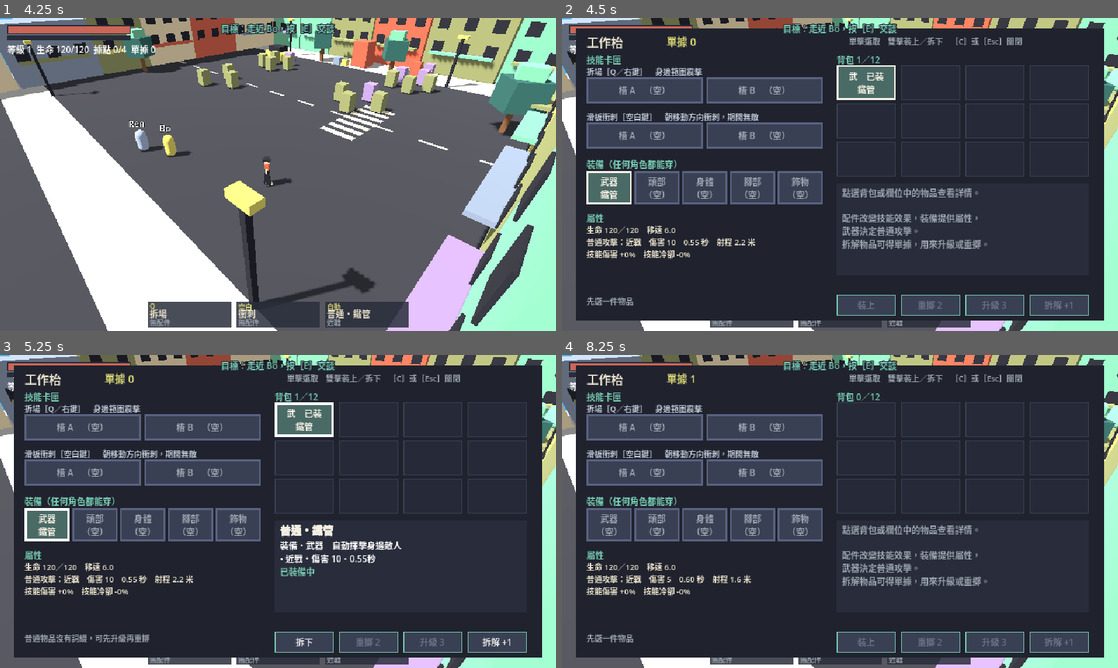
Above: before the commit, frames 1-4 (two rows, left to right).
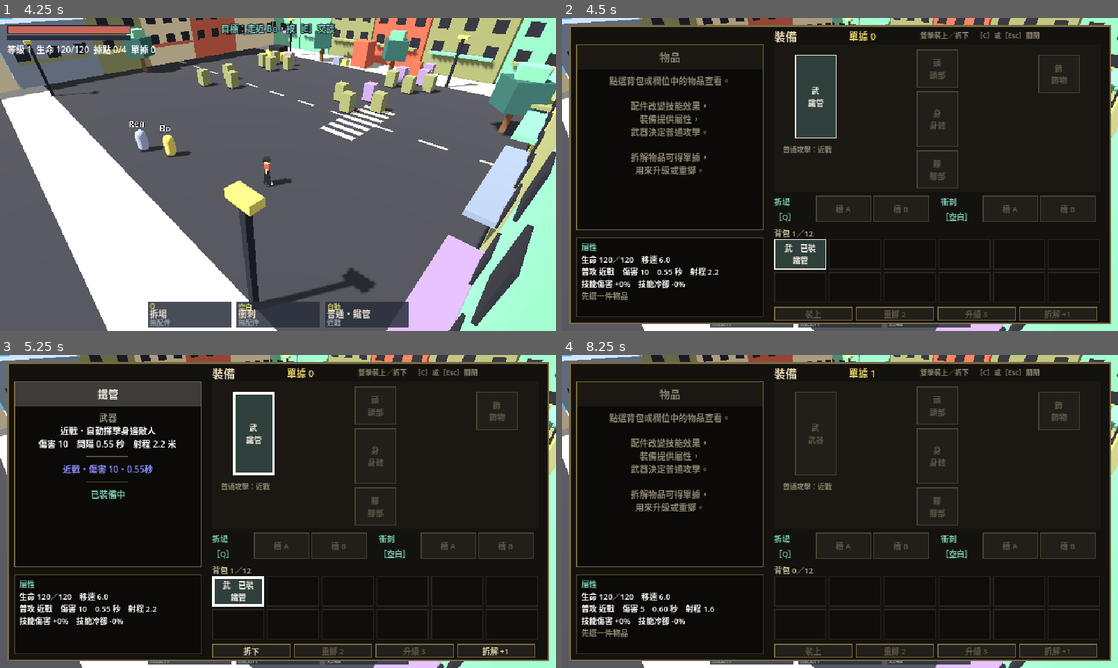
Above: after the commit, the same moments.

Repository: yauchai2/Game-Lab-2
Game: Godot game, scene res://game/title.tscn
Two runs of this game, one before a commit and one after it. Both use one fixed random seed, a clock stepped at 60 frames per second and the inputs below.
Inputs (mouse positions are in pixels of both pictures, inside the frame that each line leads up to):
- Up to frame 1 (4.25 s): click "新遊戲" at 0.5 s; click "選擇" at 1.25 s; tap Enter at 2, 2.85 s; move the mouse to (400, 158) at 2.02 s; hold D 2.03-2.78 s; tap E at 2.1 s; click (400, 158) at 2.17 s; tap Space at 2.27, 3.02 s; move the mouse to (166, 190) at 2.77 s; hold S 2.78-3.53 s; click (166, 190) at 2.92 s; move the mouse to (333, 105) at 3.52 s; hold D from 3.53 s (still down); tap Keypad Enter at 3.6 s; click (333, 105) at 3.67 s
- Up to frame 2 (4.5 s): move the mouse to (812, 237) at 4.27 s; release D at 4.28 s; hold W from 4.28 s (still down); tap C at 4.35 s; click (812, 237) at 4.42 s
- Up to frame 3 (5.25 s): tap Space at 4.52 s; release W at 5 s; click "武 已裝 鐵管" at 5 s
- Up to frame 4 (8.25 s): click "拆下" at 5.75 s; click "武 鐵管" at 6.5 s; click "裝上" at 7.25 s; click "拆解 +1" at 8 s

Frame 1 is identical in both runs. In frame 2, 90% of the frame differs, in the area x 1-99%, y 1-98%; in frame 3, 90%; in frame 4, 89%.

Commit message:
掉落物改為 PoE 2 式地上名牌；裝備頁改為人形欄位、提示框與背包格子
Co-Authored-By: Claude Sonnet 5.5 <noreply@anthropic.com>
Claude-Session: https://claude.ai/code/session_018tqqU7rwEZ4u67toavQ9ri

Diff:
--- a/game/scripts/bench.gd
+++ b/game/scripts/bench.gd
@@ -1,26 +1,27 @@
 extends Control
-## 工作枱：左邊是技能卡匣與裝備欄，右邊是背包格子，下方是物品詳情與操作。
-## 單擊選取、雙擊直接裝上／拆下；滑鼠移上去即時預覽。
+## 裝備頁（參考 PoE 2）：左邊是物品提示框與屬性，右邊上方是人形裝備欄與技能卡匣槽，下方是背包格子。
+## 滑鼠移上去即時顯示提示；單擊選取、雙擊裝上／拆下。
 
 const SFX := preload("res://game/scripts/sfx.gd")
-const RARITY_COLORS := [Color("F4F0E4"), Color("9FB6E8"), Color("D6D573")]
-const BG := Color("20232E")
-const PANEL := Color("292D3B")
-const CELL := Color("3A4054")
-const CELL_ON := Color("4A6A66")
-const CELL_HOVER := Color("565E7C")
-const GEAR_ORDER := ["weapon", "head", "body", "feet", "trinket"]
+const RARITY_COLORS := [Color("F4F0E4"), Color("8FA8E8"), Color("E6D26A")]
+const BG := Color("14120F")
+const GOLD := Color("7A6A3E")
+const CELL := Color("221F1A")
+const CELL_ON := Color("2F3F3B")
+const CELL_HOVER := Color("3D372D")
+const AFFIX_BLUE := "#8F8FFF"
 const GEAR_NAMES := {"weapon": "武器", "head": "頭部", "body": "身體", "feet": "腳部", "trinket": "飾物"}
 const SLOT_HINTS := {
-	"weapon": "武器欄：決定普通攻擊的方式（近戰或遠程）。",
-	"head": "頭部欄：提供生命、攻速等屬性。",
-	"body": "身體欄：提供生命或技能傷害。",
-	"feet": "腳部欄：提供移速或技能冷卻。",
-	"trinket": "飾物欄：提供技能傷害、冷卻或普攻傷害。",
-	"demolish": "技能卡匣槽：裝上配件，改變這個技能的效果。",
-	"skate": "衝刺卡匣槽：裝上配件，改變衝刺的效果。",
+	"weapon": "武器欄\n決定普通攻擊的方式（近戰或遠程）。",
+	"head": "頭部欄\n提供生命、攻速等屬性。",
+	"body": "身體欄\n提供生命或技能傷害。",
+	"feet": "腳部欄\n提供移速或技能冷卻。",
+	"trinket": "飾物欄\n提供技能傷害、冷卻或普攻傷害。",
+	"demolish": "技能卡匣槽\n裝上配件，改變這個技能的效果。",
+	"skate": "衝刺卡匣槽\n裝上配件，改變衝刺的效果。",
 }
 const TAGS := {"demolish": "技", "skate": "衝", "weapon": "武", "head": "頭", "body": "身", "feet": "腳", "trinket": "飾"}
+const DOLL_ORIGIN := Vector2(244, 30)
 
 var jax: Node
 var selected_uid := -1
@@ -28,7 +29,10 @@
 var hover_slot := ""
 var message := ""
 var body := Control.new()
-var detail := RichTextLabel.new()
+var tip_head_bg := ColorRect.new()
+var tip_head := Label.new()
+var tip_body := RichTextLabel.new()
+var stats := RichTextLabel.new()
 
 func _ready() -> void:
 	process_mode = Node.PROCESS_MODE_ALWAYS
@@ -36,27 +40,50 @@
 	mouse_filter = Control.MOUSE_FILTER_STOP
 	visible = false
 	var dim := ColorRect.new()
-	dim.color = Color(0.05, 0.06, 0.09, 0.8)
+	dim.color = Color(0.02, 0.02, 0.03, 0.85)
 	dim.set_anchors_preset(Control.PRESET_FULL_RECT)
 	add_child(dim)
-	var panel := ColorRect.new()
-	panel.color = BG
-	panel.position = Vector2(16, 12)
-	panel.size = Vector2(608, 336)
+	var panel := Panel.new()
+	panel.add_theme_stylebox_override("panel", _style(BG, GOLD, 2))
+	panel.position = Vector2(8, 8)
+	panel.size = Vector2(624, 344)
+	panel.mouse_filter = Control.MOUSE_FILTER_IGNORE
 	add_child(panel)
+	# 左邊提示框
+	var tip := Panel.new()
+	tip.add_theme_stylebox_override("panel", _style(Color("0B0A08"), GOLD, 1))
+	tip.position = Vector2(16, 30)
+	tip.size = Vector2(216, 214)
+	tip.mouse_filter = Control.MOUSE_FILTER_IGNORE
+	add_child(tip)
+	tip_head_bg.position = Vector2(17, 31)
+	tip_head_bg.size = Vector2(214, 28)
+	add_child(tip_head_bg)
+	tip_head.position = Vector2(17, 31)
+	tip_head.size = Vector2(214, 28)
+	tip_head.horizontal_alignment = HORIZONTAL_ALIGNMENT_CENTER
+	tip_head.vertical_alignment = VERTICAL_ALIGNMENT_CENTER
+	tip_head.add_theme_font_size_override("font_size", 12)
+	add_child(tip_head)
+	tip_body.bbcode_enabled = true
+	tip_body.position = Vector2(22, 64)
+	tip_body.size = Vector2(204, 176)
+	tip_body.mouse_filter = Control.MOUSE_FILTER_IGNORE
+	tip_body.add_theme_font_size_override("normal_font_size", 10)
+	add_child(tip_body)
+	var stat_panel := Panel.new()
+	stat_panel.add_theme_stylebox_override("panel", _style(Color("0B0A08"), Color("3A3426"), 1))
+	stat_panel.position = Vector2(16, 252)
+	stat_panel.size = Vector2(216, 92)
+	stat_panel.mouse_filter = Control.MOUSE_FILTER_IGNORE
+	add_child(stat_panel)
+	stats.bbcode_enabled = true
+	stats.position = Vector2(22, 256)
+	stats.size = Vector2(206, 86)
+	stats.mouse_filter = Control.MOUSE_FILTER_IGNORE
+	stats.add_theme_font_size_override("normal_font_size", 9)
+	add_child(stats)
 	add_child(body)
-	var detail_bg := ColorRect.new()
-	detail_bg.color = PANEL
-	detail_bg.position = Vector2(316, 190)
-	detail_bg.size = Vector2(290, 106)
-	add_child(detail_bg)
-	detail.bbcode_enabled = true
-	detail.position = Vector2(322, 193)
-	detail.size = Vector2(280, 100)
-	detail.mouse_filter = Control.MOUSE_FILTER_IGNORE
-	detail.add_theme_font_size_override("normal_font_size", 10)
-	detail.add_theme_font_size_override("bold_font_size", 12)
-	add_child(detail)
 
 func open() -> void:
 	message = ""
@@ -70,12 +97,13 @@
 
 # ---------- 小工具 ----------
 
-func _label(text: String, pos: Vector2, font_px := 10, color := Color("E7DFC9")) -> Label:
+func _label(text: String, pos: Vector2, font_px := 10, color := Color("C9BC9A")) -> Label:
 	var l := Label.new()
 	l.text = text
 	l.position = pos
 	l.add_theme_font_size_override("font_size", font_px)
 	l.add_theme_color_override("font_color", color)
+	l.mouse_filter = Control.MOUSE_FILTER_IGNORE
 	body.add_child(l)
 	return l
 
@@ -96,7 +124,7 @@
 	b.size = cell_size
 	b.text = text
 	b.clip_text = true
-	b.add_theme_font_size_override("font_size", 10)
+	b.add_theme_font_size_override("font_size", 9)
 	b.add_theme_stylebox_override("normal", _style(fill, border, width))
 	b.add_theme_stylebox_override("hover", _style(CELL_HOVER, border, width))
 	b.add_theme_stylebox_override("pressed", _style(CELL_HOVER, border, width))
@@ -120,56 +148,58 @@
 	for c in body.get_children():
 		c.queue_free()
 	_header()
-	_left_column()
+	_doll()
+	_cartridges()
 	_inventory_grid()
-	_detail_panel()
 	_buttons()
+	update_detail()
 
 func _header() -> void:
-	_label("工作枱", Vector2(28, 16), 14)
-	_label("單據 %d" % jax.receipts, Vector2(120, 18), 12, Color("D6D573"))
-	_label("單擊選取　雙擊裝上／拆下　［C］或［Esc］關閉", Vector2(330, 19), 9, Color("9AA3AD"))
-
-func _left_column() -> void:
-	_label("技能卡匣", Vector2(28, 40), 10, Color("75C7B0"))
-	var rows := [
-		["demolish", "%s［Q／右鍵］" % jax.skill_name, jax.skill_desc],
-		["skate", "滑板衝刺［空白鍵］", "朝移動方向衝刺，期間無敵"],
-	]
-	var y := 54
-	for r in rows:
-		_label("%s　%s" % [r[1], r[2]], Vector2(28, y), 9, Color("BCC5D4"))
+	var t := _label("裝備", Vector2(244, 10), 13, Color("E6D9B5"))
+	t.add_theme_constant_override("outline_size", 0)
+	_label("單據 %d" % jax.receipts, Vector2(330, 12), 11, Color("E6D26A"))
+	_label("雙擊裝上／拆下　［C］或［Esc］關閉", Vector2(412, 13), 8, Color("8C8470"))
+
+func _doll() -> void:
+	# 人形欄位：武器在左、頭／身／腳在中、飾物在右
+	var o := DOLL_ORIGIN
+	var sil := ColorRect.new()
+	sil.color = Color("1B1813")
+	sil.position = o + Vector2(0, 0)
+	sil.size = Vector2(376, 170)
+	sil.mouse_filter = Control.MOUSE_FILTER_IGNORE
+	body.add_child(sil)
+	_slot_cell("weapon", 0, o + Vector2(24, 12), Vector2(48, 96))
+	_slot_cell("head", 0, o + Vector2(164, 6), Vector2(48, 44))
+	_slot_cell("body", 0, o + Vector2(164, 54), Vector2(48, 64))
+	_slot_cell("feet", 0, o + Vector2(164, 122), Vector2(48, 44))
+	_slot_cell("trinket", 0, o + Vector2(304, 12), Vector2(48, 44))
+	var w: Dictionary = jax.weapon_stats()
+	_label("普通攻擊：%s" % ("近戰" if w["kind"] == "melee" else "遠程"), o + Vector2(10, 114), 8, Color("8C8470"))
+
+func _cartridges() -> void:
+	var y := 204
+	var groups := [["demolish", "%s\n［Q］" % jax.skill_name, 244], ["skate", "衝刺\n［空白］", 436]]
+	for g in groups:
+		_label(g[1], Vector2(g[2], y), 9, Color("75C7B0"))
 		for i in 2:
-			_slot_cell(r[0], i, Vector2(28 + i * 138, y + 14), Vector2(134, 30))
-		y += 52
-	_label("裝備（任何角色都能穿）", Vector2(28, 160), 10, Color("75C7B0"))
-	for i in GEAR_ORDER.size():
-		_slot_cell(GEAR_ORDER[i], 0, Vector2(28 + i * 55, 176), Vector2(52, 38))
-	_label("屬性", Vector2(28, 222), 10, Color("75C7B0"))
-	var w: Dictionary = jax.weapon_stats()
-	var lines := [
-		"生命 %d／%d　移速 %.1f" % [jax.hp, jax.max_hp, jax.speed],
-		"普通攻擊：%s　傷害 %d　%.2f 秒　射程 %.1f 米" % ["近戰" if w["kind"] == "melee" else "遠程", roundi(w["dmg"]), w["cd"], w["reach"]],
-		"技能傷害 +%d%%　技能冷卻 -%d%%" % [roundi(jax.affix_total("dmg", "demolish")), roundi(jax.affix_total("cd", "demolish"))],
-	]
-	for i in lines.size():
-		_label(lines[i], Vector2(28, 236 + i * 14), 9)
+			_slot_cell(g[0], i, Vector2(g[2] + 48 + i * 66, y), Vector2(64, 30))
 
 func _slot_cell(cart: String, idx: int, pos: Vector2, cell_size: Vector2) -> void:
 	var item: Variant = jax.slots[cart][idx]
+	var border := Color("4A4332")
+	var name_color := Color("5E5848")
 	var title: String
-	var border := Color("5A6280")
-	var name_color := Color("9AA3AD")
 	if cart in GEAR_NAMES:
-		title = "%s\n%s" % [GEAR_NAMES[cart], _short_name(item) if item != null else "（空）"]
+		title = "%s\n%s" % [TAGS[cart], _short_name(item) if item != null else GEAR_NAMES[cart]]
 	else:
-		title = "槽 %s　%s" % ["AB"[idx], _short_name(item) if item != null else "（空）"]
+		title = _short_name(item) if item != null else "槽 %s" % "AB"[idx]
 	var uid: int = item["uid"] if item != null else -1
 	if item != null:
 		border = RARITY_COLORS[item["rarity"]]
 		name_color = border
 	var selected := item != null and uid == selected_uid
-	var b := _cell(pos, cell_size, title, Color.WHITE if selected else border, CELL_ON if item != null else CELL, 3 if selected else 2)
+	var b := _cell(pos, cell_size, title, Color.WHITE if selected else border, CELL_ON if item != null else CELL, 3 if selected else 1)
 	b.add_theme_color_override("font_color", name_color)
 	b.add_theme_color_override("font_hover_color", name_color)
 	b.pressed.connect(_on_slot_pressed.bind(uid))
@@ -178,68 +208,24 @@
 	b.gui_input.connect(_on_cell_input.bind(uid))
 
 func _inventory_grid() -> void:
-	_label("背包 %d／%d" % [jax.inventory.size(), jax.INVENTORY_LIMIT], Vector2(316, 40), 10, Color("75C7B0"))
+	_label("背包 %d／%d" % [jax.inventory.size(), jax.INVENTORY_LIMIT], Vector2(244, 240), 9, Color("C9BC9A"))
 	for n in jax.INVENTORY_LIMIT:
-		var pos := Vector2(316 + (n % 4) * 74, 54 + (n / 4) * 44)
+		var pos := Vector2(244 + (n % 6) * 63, 254 + (n / 6) * 38)
 		if n >= jax.inventory.size():
-			_cell(pos, Vector2(68, 40), "", Color("3A4054"), Color("262A38"), 1).disabled = true
+			_cell(pos, Vector2(60, 35), "", Color("2A261E"), Color("0F0E0B"), 1).disabled = true
 			continue
 		var it: Dictionary = jax.inventory[n]
 		var equipped: bool = not jax.slot_info(it["uid"]).is_empty()
 		var col: Color = RARITY_COLORS[it["rarity"]]
 		var selected: bool = it["uid"] == selected_uid
 		var text := "%s%s\n%s" % [TAGS[_item_cart(it)], "　已裝" if equipped else "", _short_name(it)]
-		var b := _cell(pos, Vector2(68, 40), text, Color.WHITE if selected else col, CELL_ON if equipped else CELL, 3 if selected else 2)
+		var b := _cell(pos, Vector2(60, 35), text, Color.WHITE if selected else col, CELL_ON if equipped else CELL, 3 if selected else 1)
 		b.add_theme_color_override("font_color", col)
 		b.add_theme_color_override("font_hover_color", col)
 		b.pressed.connect(_on_select.bind(it["uid"]))
 		b.mouse_entered.connect(_on_hover.bind(it["uid"], ""))
 		b.mouse_exited.connect(_on_hover.bind(-1, ""))
 		b.gui_input.connect(_on_cell_input.bind(it["uid"]))
-
-func _describe(item: Dictionary) -> String:
-	var def: Dictionary = jax.ITEM_TYPES[item["type"]]
-	var cart: String = def["cart"]
-	var col := _hex(RARITY_COLORS[item["rarity"]])
-	var t := "[color=%s][b]%s[/b][/color]\n" % [col, jax.item_name(item)]
-	if cart in GEAR_NAMES:
-		t += "裝備・%s" % GEAR_NAMES[cart]
-		if cart == "weapon":
-			t += "　" + ("自動揮擊身邊敵人" if def["kind"] == "melee" else ("自動射擊最近的 3 個敵人" if def.get("pellets", 1) > 1 else "自動射擊最近的敵人"))
-	else:
-		var cname: String = jax.skill_name if cart == "demolish" else "滑板衝刺"
-		t += "卡匣配件・%s　%s" % [cname, def["desc"]]
-	t += "\n"
-	for part in jax.item_affix_text(item).split(", "):
-		if part != "":
-			t += "• %s\n" % part
-	var info: Dictionary = jax.slot_info(item["uid"])
-	if info.is_empty():
-		var current: Variant = null
-		if cart in GEAR_NAMES:
-			current = jax.slots[cart][0]
-		if current != null:
-			t += "[color=#9AA3AD]裝上後會替換：%s[/color]" % jax.item_name(current)
-		elif cart not in GEAR_NAMES and jax.slots[cart].find(null) < 0:
-			t += "[color=#CC6657]兩個槽已滿，請先拆下一個[/color]"
-	else:
-		t += "[color=#75C7B0]已裝備中[/color]"
-	return t
-
-func _detail_panel() -> void:
-	update_detail()
-	var m := _label(message, Vector2(316, 300), 9, Color("CC6657"))
-	m.size = Vector2(290, 14)
-
-func update_detail() -> void:
-	var uid := hover_uid if hover_uid >= 0 else selected_uid
-	var item: Variant = jax.find_item(uid) if uid >= 0 else null
-	if item != null:
-		detail.text = _describe(item)
-	elif hover_slot != "":
-		detail.text = SLOT_HINTS[hover_slot]
-	else:
-		detail.text = "[color=#9AA3AD]點選背包或欄位中的物品查看詳情。\n\n配件改變技能效果，裝備提供屬性，\n武器決定普通攻擊。\n拆解物品可得單據，用來升級或重擲。[/color]"
 
 func _buttons() -> void:
 	var sel: Variant = jax.find_item(selected_uid)
@@ -252,15 +238,79 @@
 		["拆解 +1", "scrap_item", sel != null],
 	]
 	for i in specs.size():
-		var b := _cell(Vector2(316 + i * 74, 318), Vector2(68, 24), specs[i][0], Color("75C7B0"), CELL, 1)
+		var b := _cell(Vector2(244 + i * 94, 332), Vector2(90, 16), specs[i][0], GOLD, CELL, 1)
 		b.disabled = not specs[i][2]
 		b.alignment = HORIZONTAL_ALIGNMENT_CENTER
-		b.add_theme_color_override("font_disabled_color", Color("6B7288"))
+		b.add_theme_color_override("font_color", Color("E6D9B5"))
+		b.add_theme_color_override("font_disabled_color", Color("5E5848"))
 		b.pressed.connect(act.bind(specs[i][1]))
-	if sel == null:
-		_label("先選一件物品", Vector2(28, 318), 9, Color("9AA3AD"))
-	elif rarity == 0:
-		_label("普通物品沒有詞綴，可先升級再重擲", Vector2(28, 318), 9, Color("9AA3AD"))
+
+# ---------- 提示框與屬性 ----------
+
+func _describe(item: Dictionary) -> String:
+	var def: Dictionary = jax.ITEM_TYPES[item["type"]]
+	var cart: String = def["cart"]
+	var t := "[center]"
+	if cart in GEAR_NAMES:
+		t += "[color=#9A927C]%s[/color]\n" % GEAR_NAMES[cart]
+		if cart == "weapon":
+			var w: Dictionary = jax.weapon_stats_of(item)
+			t += "%s\n" % ("近戰・自動揮擊身邊敵人" if def["kind"] == "melee" else ("遠程・自動射擊最近的 3 個敵人" if def.get("pellets", 1) > 1 else "遠程・自動射擊最近的敵人"))
+			t += "傷害 %d　間隔 %.2f 秒　射程 %.1f 米\n" % [roundi(w["dmg"]), w["cd"], w["reach"]]
+	else:
+		var cname: String = jax.skill_name if cart == "demolish" else "滑板衝刺"
+		t += "[color=#9A927C]卡匣配件・%s[/color]\n%s\n" % [cname, def["desc"]]
+	t += "[color=#5E5848]────────[/color]\n"
+	var any := false
+	for part in jax.item_affix_text(item).split(", "):
+		if part != "":
+			t += "[color=%s]%s[/color]\n" % [AFFIX_BLUE, part]
+			any = true
+	if not any:
+		t += "[color=#5E5848]沒有詞綴[/color]\n"
+	t += "[color=#5E5848]────────[/color]\n"
+	var info: Dictionary = jax.slot_info(item["uid"])
+	if info.is_empty():
+		var current: Variant = null
+		if cart in GEAR_NAMES:
+			current = jax.slots[cart][0]
+		if current != null:
+			t += "[color=#9A927C]裝上後會替換：%s[/color]" % jax.item_name(current)
+		elif cart not in GEAR_NAMES and jax.slots[cart].find(null) < 0:
+			t += "[color=#CC6657]兩個槽已滿，請先拆下一個[/color]"
+		else:
+			t += "[color=#9A927C]雙擊裝上[/color]"
+	else:
+		t += "[color=#75C7B0]已裝備中[/color]"
+	return t + "[/center]"
+
+func update_detail() -> void:
+	var uid := hover_uid if hover_uid >= 0 else selected_uid
+	var item: Variant = jax.find_item(uid) if uid >= 0 else null
+	if item != null:
+		var col: Color = RARITY_COLORS[item["rarity"]]
+		tip_head_bg.color = col.darkened(0.75)
+		tip_head.text = _short_name(item)
+		tip_head.add_theme_color_override("font_color", col)
+		tip_body.text = _describe(item)
+	else:
+		tip_head_bg.color = Color("1B1813")
+		tip_head.text = "物品"
+		tip_head.add_theme_color_override("font_color", Color("8C8470"))
+		if hover_slot != "":
+			tip_body.text = "[center]%s[/center]" % SLOT_HINTS[hover_slot]
+		else:
+			tip_body.text = "[center][color=#8C8470]點選背包或欄位中的物品查看。\n\n配件改變技能效果，\n裝備提供屬性，\n武器決定普通攻擊。\n\n拆解物品可得單據，\n用來升級或重擲。[/color][/center]"
+	var w: Dictionary = jax.weapon_stats()
+	var s := "[color=#75C7B0]屬性[/color]\n"
+	s += "生命 %d／%d　移速 %.1f\n" % [jax.hp, jax.max_hp, jax.speed]
+	s += "普攻 %s　傷害 %d　%.2f 秒　射程 %.1f\n" % ["近戰" if w["kind"] == "melee" else "遠程", roundi(w["dmg"]), w["cd"], w["reach"]]
+	s += "技能傷害 +%d%%　技能冷卻 -%d%%" % [roundi(jax.affix_total("dmg", "demolish")), roundi(jax.affix_total("cd", "demolish"))]
+	if message != "":
+		s += "\n[color=#CC6657]%s[/color]" % message
+	elif selected_uid < 0:
+		s += "\n[color=#8C8470]先選一件物品[/color]"
+	stats.text = s
 
 # ---------- 互動 ----------
 
--- a/game/scripts/chapter.gd
+++ b/game/scripts/chapter.gd
@@ -391,8 +391,10 @@
 		objective.text = "目標：前往北面，擊敗頭目「收據」"
 	prompt.text = "［E］交談" if not _near_npc().is_empty() and not jax.dead else ""
 	hint.text = _current_hint() if show_hints and stage == "clear" and not jax.dead else ""
-	if main.get_node("HUD").bench.visible:
+	var bench_open: bool = main.get_node("HUD").bench.visible
+	if bench_open:
 		bench_opened = true
+	overlay.visible = not bench_open or busy
 
 func _say_caption(t: String) -> void:
 	caption.text = t
--- /dev/null
+++ b/game/scripts/loot_labels.gd
@@ -0,0 +1,79 @@
+extends CanvasLayer
+## 掉落物名牌（仿 PoE 2）：地上的配件與裝備顯示為深色名牌，文字按稀有度上色，互相疊排不重疊。
+
+const RARITY_COLORS := [Color("F4F0E4"), Color("9FB6E8"), Color("D6D573")]
+const LABEL_H := 13.0
+const PAD := 6.0
+
+var labels := {}
+
+func _ready() -> void:
+	layer = 0
+
+func _label_for(p: Node) -> Panel:
+	if labels.has(p):
+		return labels[p]
+	var item: Dictionary = p.item
+	var col: Color = RARITY_COLORS[item["rarity"]]
+	var panel := Panel.new()
+	var box := StyleBoxFlat.new()
+	box.bg_color = Color(0.05, 0.04, 0.03, 0.82)
+	box.border_color = col.darkened(0.35)
+	box.set_border_width_all(1)
+	panel.add_theme_stylebox_override("panel", box)
+	panel.mouse_filter = Control.MOUSE_FILTER_IGNORE
+	var l := Label.new()
+	l.name = "Text"
+	l.text = _name_of(p)
+	l.add_theme_font_size_override("font_size", 9)
+	l.add_theme_color_override("font_color", col)
+	l.position = Vector2(PAD, -1)
+	panel.add_child(l)
+	var w := l.get_minimum_size().x + PAD * 2.0
+	panel.size = Vector2(w, LABEL_H)
+	add_child(panel)
+	labels[p] = panel
+	return panel
+
+func _name_of(p: Node) -> String:
+	var player := get_tree().get_first_node_in_group("player")
+	return player.ITEM_TYPES[p.item["type"]]["name"] if player else "物品"
+
+func _process(_delta: float) -> void:
+	var cam := get_viewport().get_camera_3d()
+	if cam == null:
+		return
+	var rects: Array = []
+	for p in get_tree().get_nodes_in_group("item_pickups"):
+		if not is_instance_valid(p):
+			continue
+		var pos: Vector3 = p.global_position + Vector3(0, 0.8, 0)
+		if cam.is_position_behind(pos):
+			continue
+		var sp := cam.unproject_position(pos)
+		var panel := _label_for(p)
+		panel.position = sp - Vector2(panel.size.x * 0.5, LABEL_H)
+		rects.append([panel, p])
+	# 由上而下排開，重疊就往下推
+	rects.sort_custom(func(a: Array, b: Array) -> bool: return a[0].position.y < b[0].position.y)
+	var placed: Array = []
+	for r in rects:
+		var panel: Panel = r[0]
+		var rect := Rect2(panel.position, panel.size)
+		var moved := true
+		var guard := 0
+		while moved and guard < 30:
+			moved = false
+			guard += 1
+			for o in placed:
+				if rect.intersects(o.grow(1.0)):
+					rect.position.y = o.end.y + 1.0
+					moved = true
+		panel.position = rect.position
+		placed.append(rect)
+		var blocked: bool = r[1].blocked_now
+		panel.modulate.a = 0.5 if blocked else 1.0
+	for p in labels.keys():
+		if not is_instance_valid(p):
+			labels[p].queue_free()
+			labels.erase(p)
--- a/game/scripts/main.gd
+++ b/game/scripts/main.gd
@@ -60,6 +60,9 @@
 	chapter = CanvasLayer.new()
 	chapter.set_script(preload("res://game/scripts/chapter.gd"))
 	add_child(chapter)
+	var loot_labels := CanvasLayer.new()
+	loot_labels.set_script(preload("res://game/scripts/loot_labels.gd"))
+	add_child(loot_labels)
 	add_child(music)
 	music.volume_db = MUSIC_DB
 	_play_music("explore")
--- a/game/scripts/pickup.gd
+++ b/game/scripts/pickup.gd
@@ -8,6 +8,7 @@
 var value := 10
 var age := 0.0
 var full_msg_timer := 0.0
+var blocked_now := false
 
 const MAGNET_RANGE := 4.0
 const COLLECT_RANGE := 0.9
@@ -20,8 +21,22 @@
 	var m := StandardMaterial3D.new()
 	m.albedo_color = {"xp": Color("75C7B0"), "hp": Color("CC6657"), "receipt": Color("E7DFC9")}.get(kind, Color("F4F0E4"))
 	if kind == "item":
-		m.albedo_color = [Color("F4F0E4"), Color("9FB6E8"), Color("D6D573")][item["rarity"]]
-		bm.size = Vector3(0.55, 0.55, 0.55)
+		# 物品：地上一根光柱加小菱形，名稱由 loot_labels.gd 顯示成名牌。
+		var col: Color = [Color("F4F0E4"), Color("9FB6E8"), Color("D6D573")][item["rarity"]]
+		m.albedo_color = col
+		bm.size = Vector3(0.3, 0.3, 0.3)
+		var beam := MeshInstance3D.new()
+		var bb := BoxMesh.new()
+		bb.size = Vector3(0.07, 3.0, 0.07)
+		beam.mesh = bb
+		var bm2 := StandardMaterial3D.new()
+		bm2.albedo_color = Color(col.r, col.g, col.b, 0.55)
+		bm2.transparency = BaseMaterial3D.TRANSPARENCY_ALPHA
+		bm2.shading_mode = BaseMaterial3D.SHADING_MODE_UNSHADED
+		beam.material_override = bm2
+		beam.position.y = 1.5
+		add_child(beam)
+		add_to_group("item_pickups")
 	m.shading_mode = BaseMaterial3D.SHADING_MODE_UNSHADED
 	mi.material_override = m
 	add_child(mi)
@@ -38,6 +53,7 @@
 	var dist := to.length()
 	# 背包已滿時，物品留在原地，不會追著玩家；騰出空位再撿。
 	var blocked: bool = kind == "item" and player.inventory.size() >= player.INVENTORY_LIMIT
+	blocked_now = blocked
 	if blocked:
 		full_msg_timer = maxf(full_msg_timer - delta, 0.0)
 		if dist < COLLECT_RANGE and full_msg_timer <= 0.0:
Not shown, changed: docs/guides/godot-setup.md
